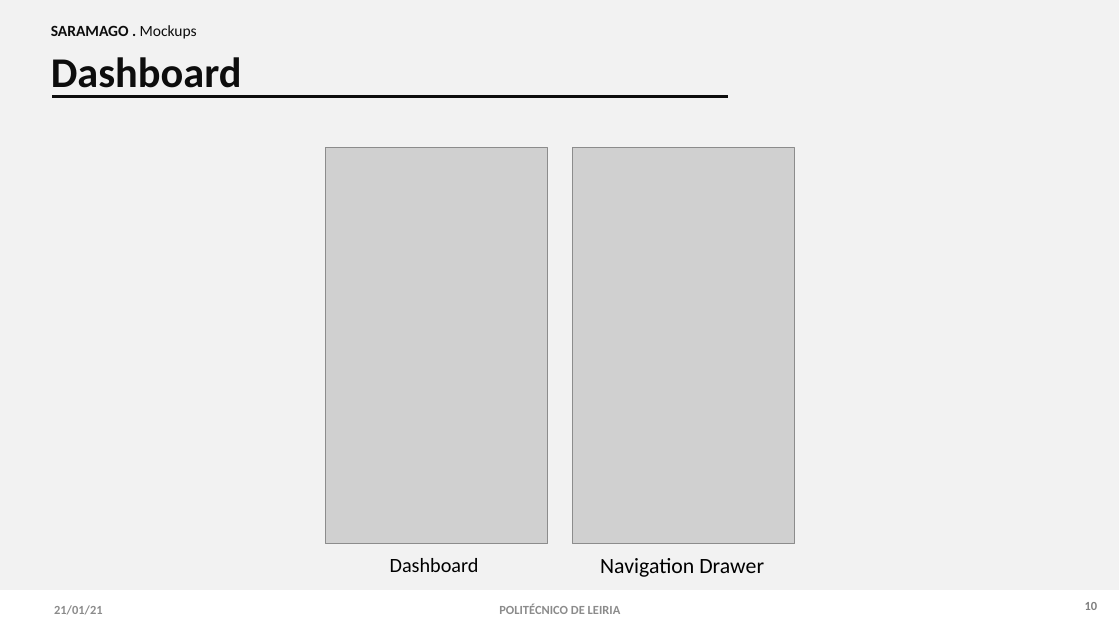
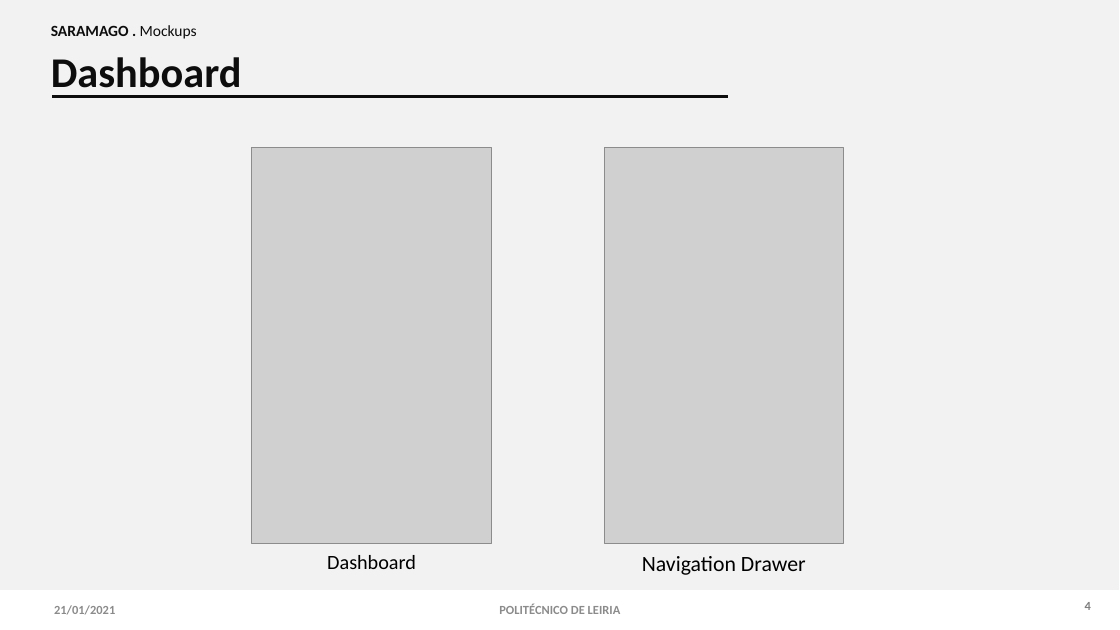
Before and after one commit to 2180622/IPL_PSI_ProjetoFinal_SARAMAGO, a slide deck: slide 5 of Documentacao/Android/IPL_AMSI_Relatorio.pptx. Drawn at 1120x630 pixels with LibreOffice and Linux fonts; fonts in the diff are those of the drawing; grey boxes stand for pictures. Boxes give left, top, right and bottom in pixels: in the first picture for what was removed or moved away, otherwise in the second. Text is boxed around its words. In the diff, an @@ line names an element or a change of style, - is before the commit and + after.

```diff
--- a/Documentacao/Android/IPL_AMSI_Relatorio.pptx
+++ b/Documentacao/Android/IPL_AMSI_Relatorio.pptx
@@ picture: place and size @@
-picture at bbox=[325, 148, 548, 544]
+picture at bbox=[252, 148, 492, 544]
@@ picture: place and size @@
-picture at bbox=[572, 148, 795, 544]
+picture at bbox=[605, 148, 843, 544]
@@ text "Dashboard" at bbox=[327, 555, 416, 569]: alignment left to centre @@
@@ text "Dashboard": place and size @@
-text "Dashboard" at bbox=[390, 558, 479, 572]
+text "Dashboard" at bbox=[327, 555, 416, 569]
@@ text "Navigation Drawer": place and size @@
-text "Navigation Drawer" at bbox=[600, 558, 764, 577]
+text "Navigation Drawer" at bbox=[642, 556, 806, 575]
@@ text "Navigation Drawer" at bbox=[642, 556, 806, 575]: alignment left to centre @@
@@ text at bbox=[54, 605, 115, 614]: text changed @@
-21/01/21
+21/01/2021
@@ text at bbox=[1085, 602, 1091, 610]: text changed @@
-10
+4
```
Also in this commit, not shown: 9 other slides changed, 2 slides added, 3 other files.
